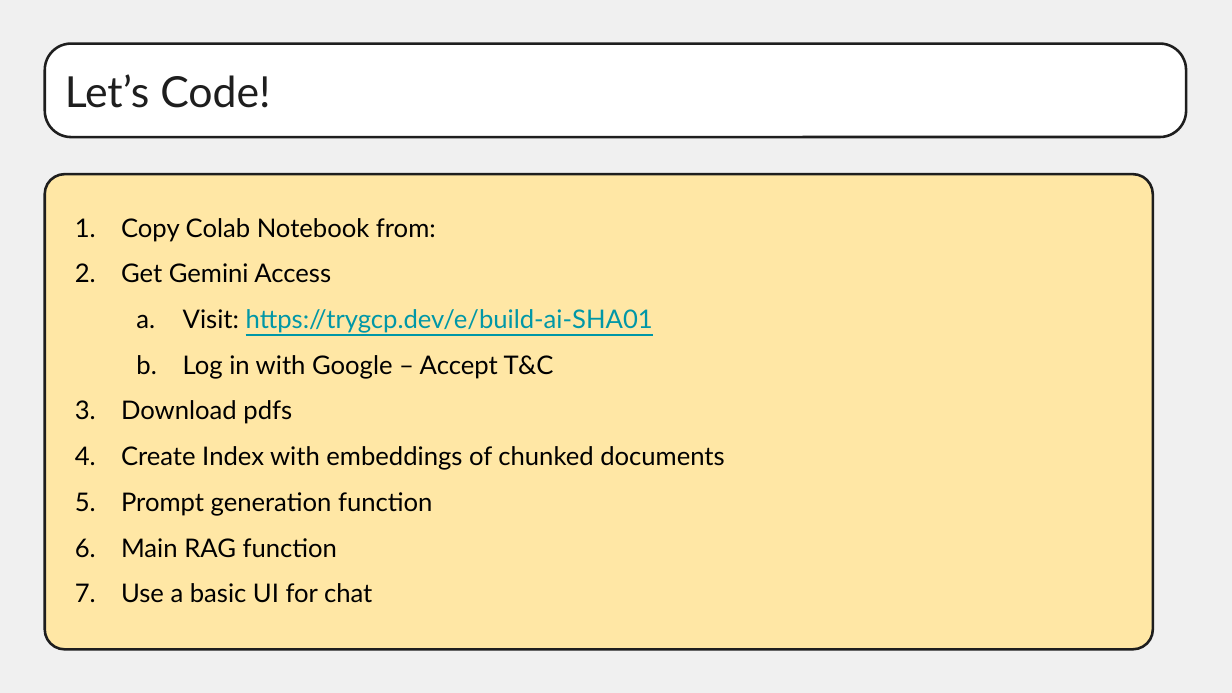
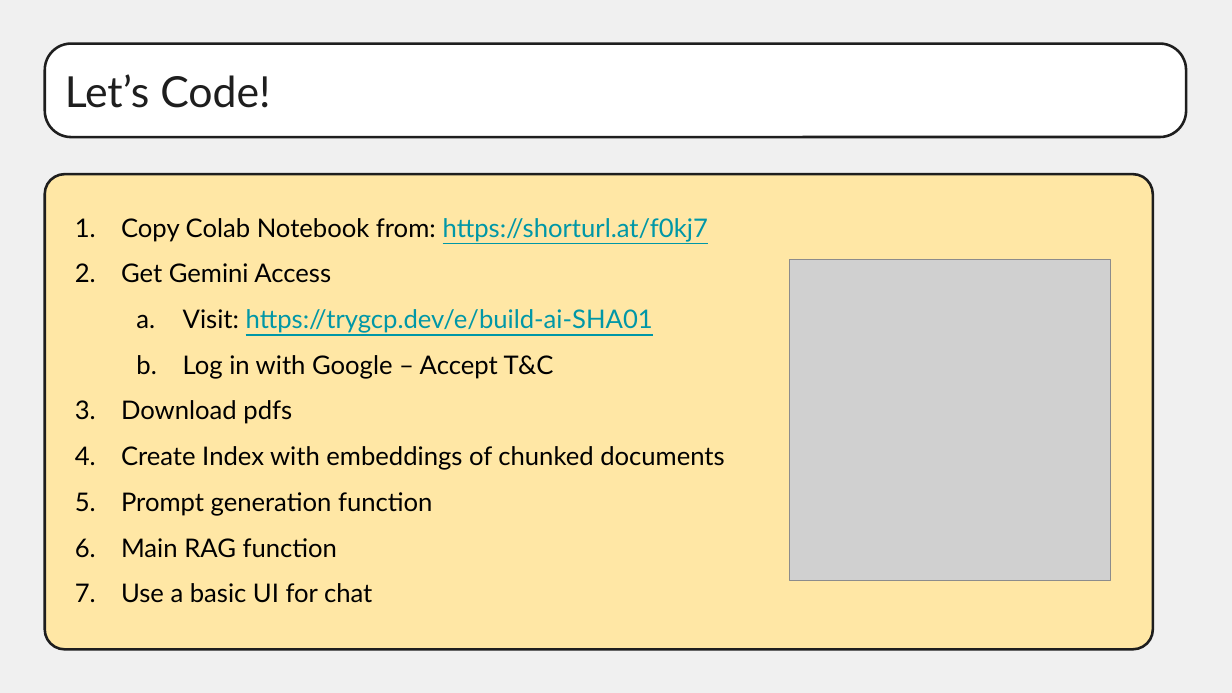
Before and after one commit to ro1406/rag-with-gemini, a slide deck: slide 17 of Intro To RAG.pptx. Drawn at 1232x693 pixels with LibreOffice and Linux fonts; fonts in the diff are those of the drawing; grey boxes stand for pictures. Boxes give left, top, right and bottom in pixels: in the first picture for what was removed or moved away, otherwise in the second. Text is boxed around its words. In the diff, an @@ line names an element or a change of style, - is before the commit and + after.

Commit message:
Added notebook URL and QR code

```diff
--- a/Intro To RAG.pptx
+++ b/Intro To RAG.pptx
@@ text at (121,218,708,242): text changed; text colour #000000 to #0097A7 @@
-1. Copy Colab Notebook from:
+1. Copy Colab Notebook from: https://shorturl.at/f0kj7
@@ picture added at (790,260,1111,582) @@
```
